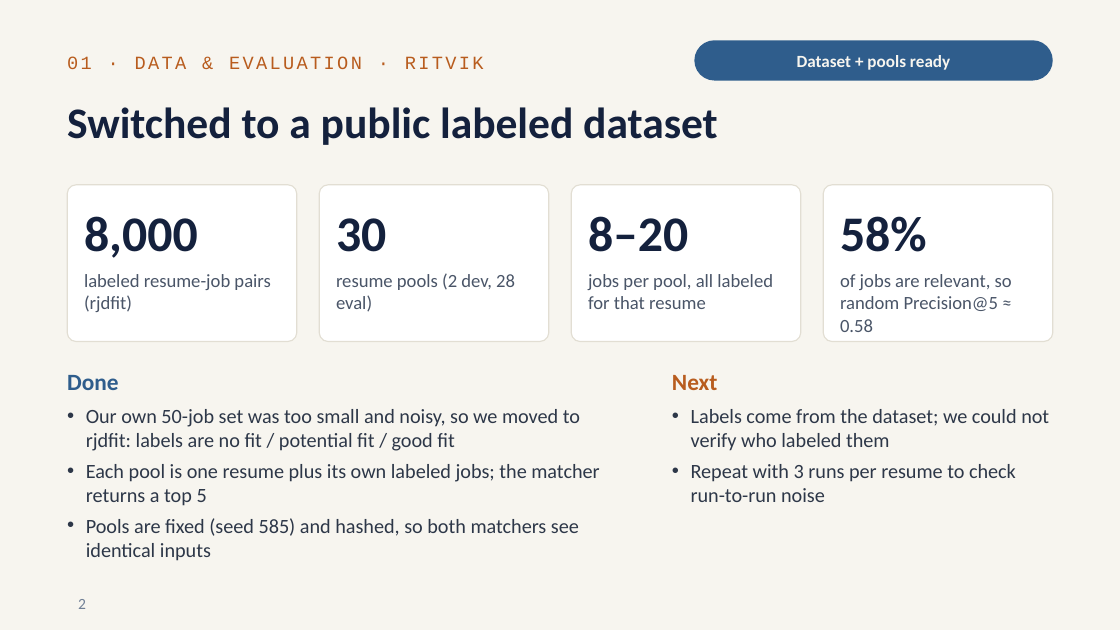
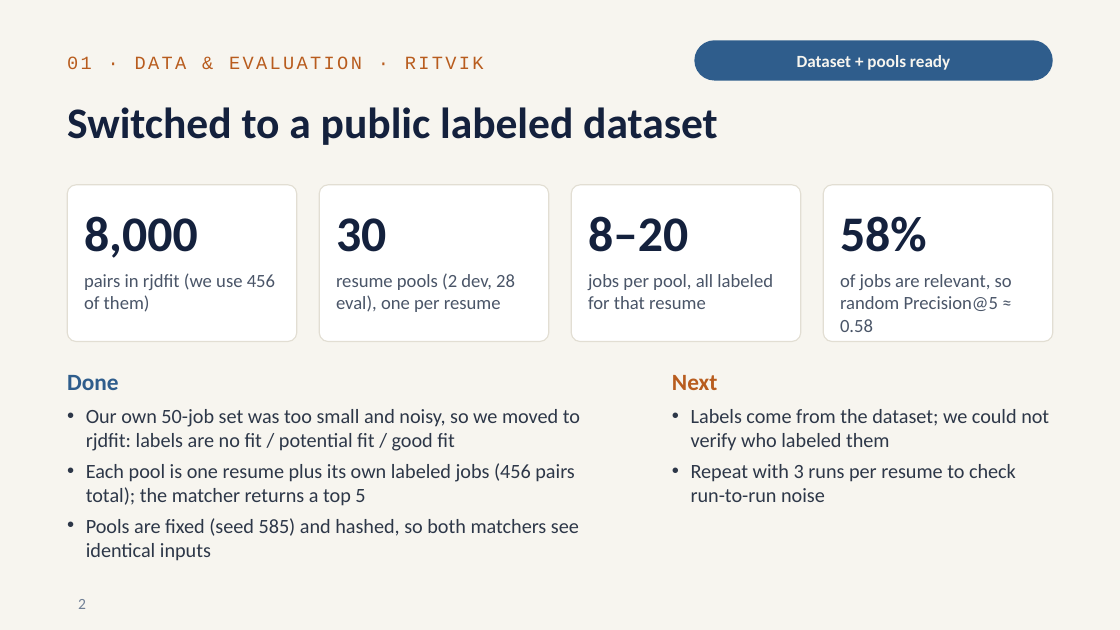
Before and after one commit to RitvikNeerattil/agentic_resume_matcher, a slide deck: slide 2 of progress_update_2026-10.pptx. Drawn at 1120x630 pixels with LibreOffice and Linux fonts; fonts in the diff are those of the drawing. Boxes give left, top, right and bottom in pixels: in the first picture for what was removed or moved away, otherwise in the second. Text is boxed around its words. In the diff, an @@ line names an element or a change of style, - is before the commit and + after.

```diff
--- a/progress_update_2026-10.pptx
+++ b/progress_update_2026-10.pptx
@@ text at [84, 273, 275, 312]: text changed @@
-labeled resume-job pairs (rjdfit)
+pairs in rjdfit (we use 456 of them)
@@ text at [336, 273, 515, 312]: text changed @@
-resume pools (2 dev, 28 eval)
+resume pools (2 dev, 28 eval), one per resume
@@ text at [86, 463, 575, 506]: text changed @@
-• Each pool is one resume plus its own labeled jobs; the matcher returns a top 5
+• Each pool is one resume plus its own labeled jobs (456 pairs total); the matcher returns a top 5
```
Also in this commit, not shown: 5 other slides changed.
